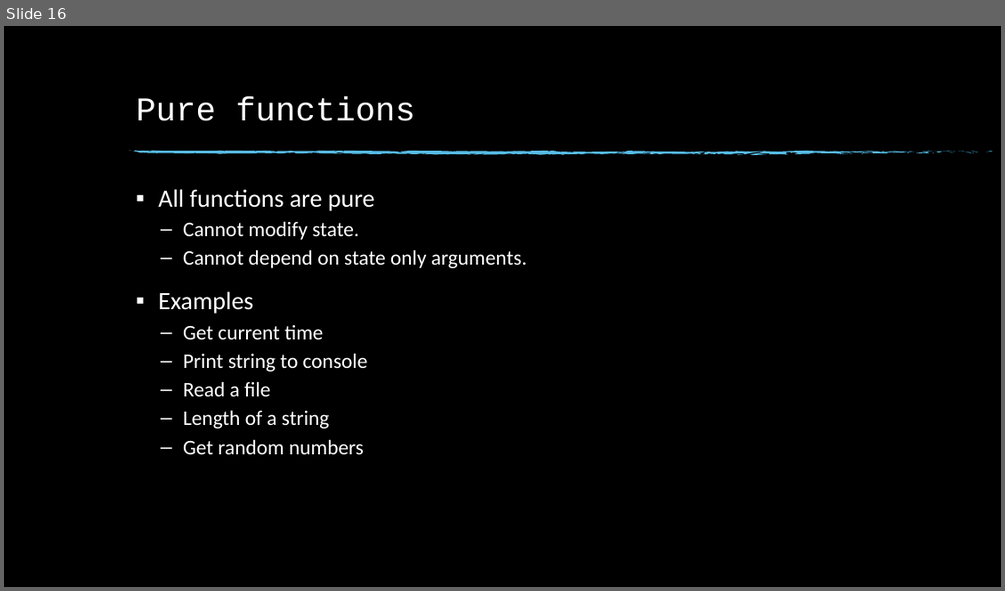
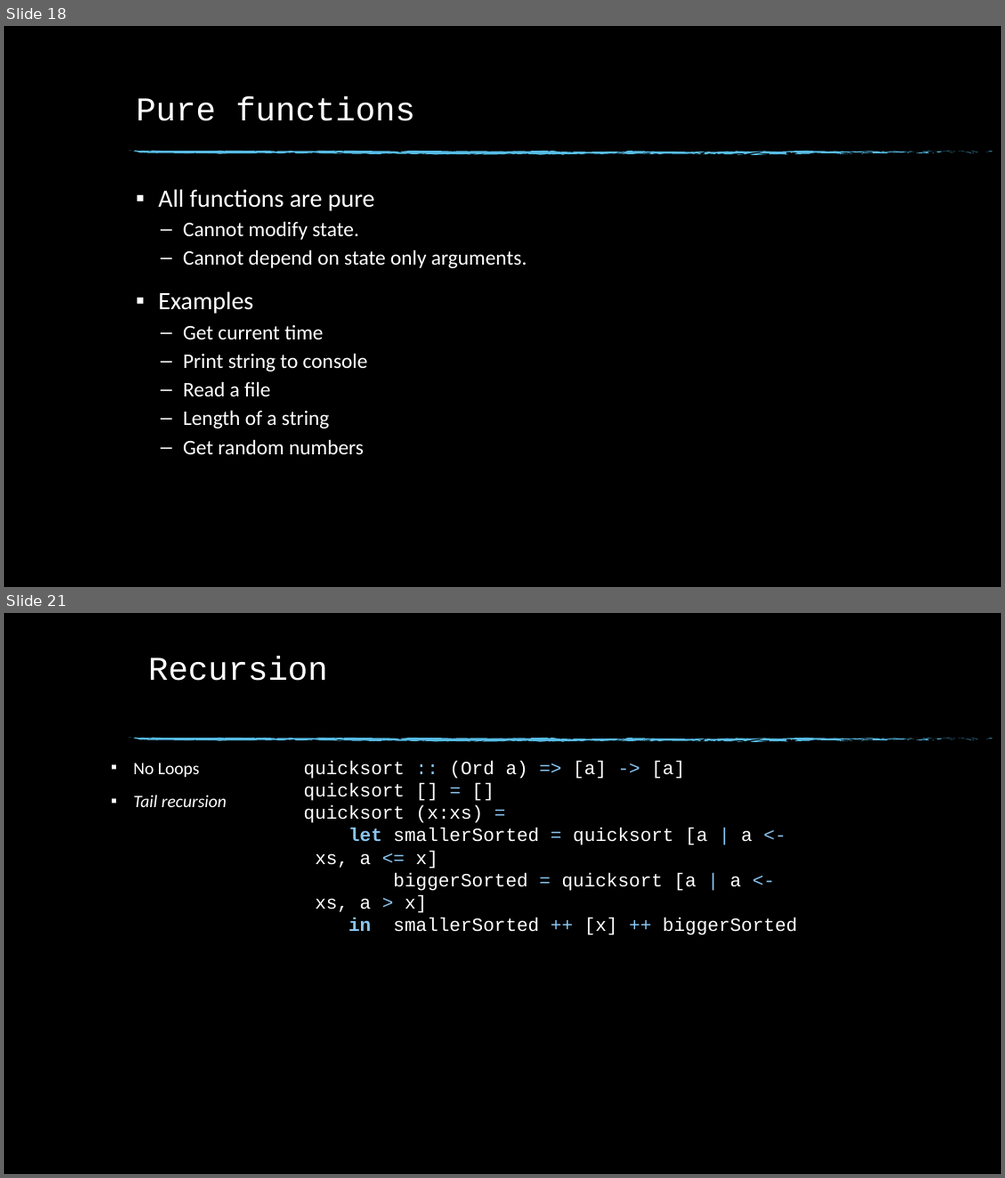
Before and after one commit to anuragjaiswal/haskell-ppt, a slide deck: Haskell.pptx. Shown one above the other, each under a label of ours: slide 16 before the commit, slides 18 and 21 after it; the slides between them are not shown. The pictures are 1005x591 and 1005x1178 pixels, drawn with LibreOffice and Linux fonts; fonts in the diff are those of the drawing; background and template pictures are left out. Boxes give left, top, right and bottom in pixels: in the first picture for what was removed or moved away, otherwise in the second. Text is boxed around its words. In the diff, an @@ line names an element or a change of style, - is before the commit and + after.

```diff
--- a/Haskell.pptx
+++ b/Haskell.pptx
@@ slide 21 added at [4, 613, 1001, 1174], background picture (left out); not listed: 74 template elements that a slide beside it also shows @@
@@ text added at [148, 657, 328, 681], 32 pt, text #FFFFFF @@
+Recursion
@@ text added at [133, 763, 226, 807], 16.8 pt, text #FFFFFF, italic @@
+▪ No Loops
+▪ Tail recursion
@@ text added at [304, 761, 797, 935], 18 pt, text #FFFFFF @@
+quicksort :: (Ord a) => [a] -> [a]
+quicksort [] = []
+quicksort (x:xs) =
+let smallerSorted = quicksort [a | a <- xs, a <= x]
+biggerSorted = quicksort [a | a <- xs, a > x]
+in smallerSorted ++ [x] ++ biggerSorted
@@ what was slide 16 is now slide 18 @@
```
Also in this commit, not shown: 3 slides changed, 5 other slides added, 2 slides removed, 1 other file.
